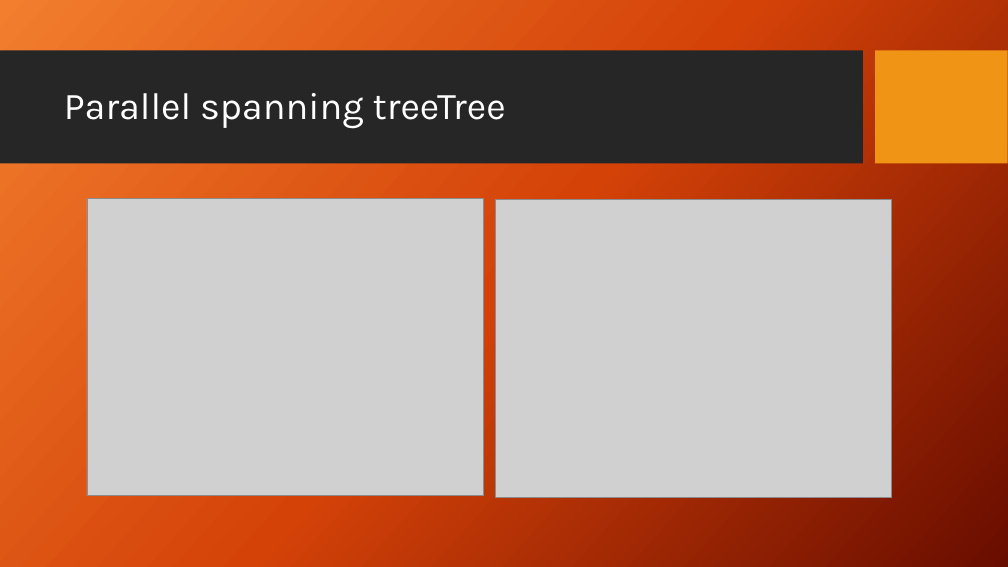
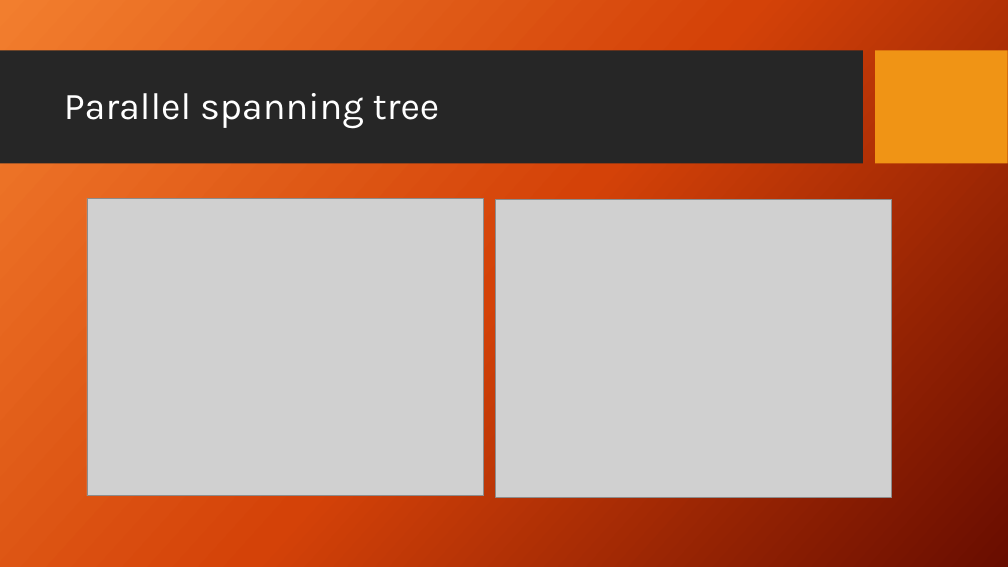
Before and after one commit to Aphlax/Parallelepipeds, a slide deck: slide 20 of FinalPresentation_Parallel Connected Components.pptx. Drawn at 1008x567 pixels with LibreOffice and Linux fonts; fonts in the diff are those of the drawing; grey boxes stand for pictures; background and template pictures are left out. Boxes give left, top, right and bottom in pixels: in the first picture for what was removed or moved away, otherwise in the second. Text is boxed around its words. In the diff, an @@ line names an element or a change of style, - is before the commit and + after.

```diff
--- a/FinalPresentation_Parallel Connected Components.pptx
+++ b/FinalPresentation_Parallel Connected Components.pptx
@@ title at box(64, 93, 440, 128): text changed @@
-Parallel spanning treeTree
+Parallel spanning tree
```
Also in this commit, not shown: 32 other slides changed, 1 other file.
